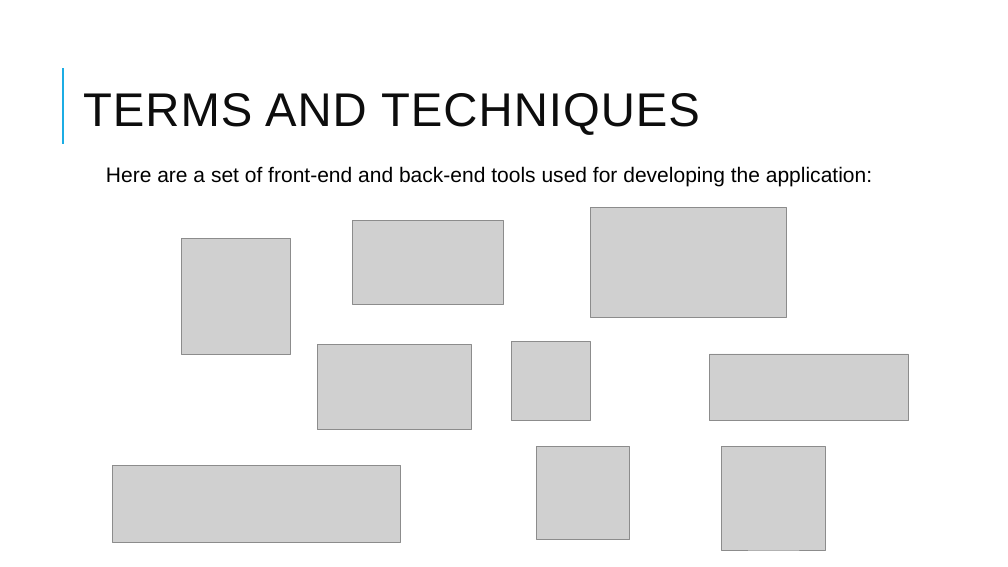
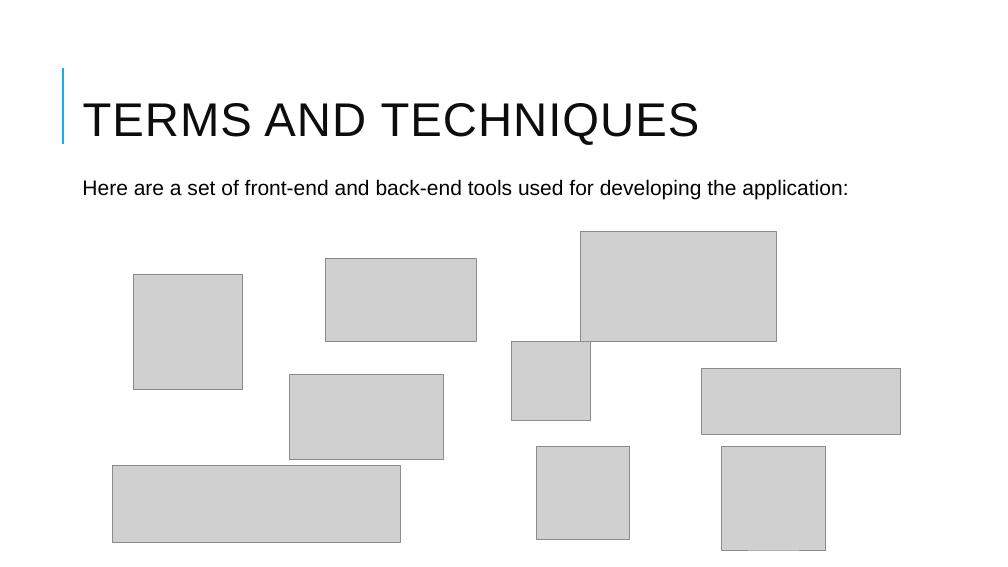
Before and after one commit to RaviTeja444/health-wellness, a slide deck: slide 10 of docs/presentation/Walk_Tracker.pptx. Drawn at 1008x567 pixels with LibreOffice and Linux fonts; fonts in the diff are those of the drawing; grey boxes stand for pictures. Boxes give left, top, right and bottom in pixels: in the first picture for what was removed or moved away, otherwise in the second. Text is boxed around its words. In the diff, an @@ line names an element or a change of style, - is before the commit and + after.

```diff
--- a/docs/presentation/Walk_Tracker.pptx
+++ b/docs/presentation/Walk_Tracker.pptx
@@ title "TERMS AND TECHNIQUES": place and size @@
-title "TERMS AND TECHNIQUES" at (83,93,700,135)
+title "TERMS AND TECHNIQUES" at (83,103,700,145)
@@ text "Here are a set of ...": place and size @@
-text "Here are a set of ..." at (106,166,872,187)
+text "Here are a set of ..." at (82,179,848,199)
@@ picture: place and size @@
-picture at (591,207,786,317)
+picture at (580,231,776,341)
@@ picture: place and size @@
-picture at (352,221,504,304)
+picture at (325,258,476,341)
@@ picture: place and size @@
-picture at (181,238,290,354)
+picture at (133,274,242,389)
@@ picture: place and size @@
-picture at (317,345,471,430)
+picture at (289,374,443,460)
@@ picture: place and size @@
-picture at (709,354,908,420)
+picture at (702,368,901,435)
```
Also in this commit, not shown: 12 other slides changed, 1 slide added.
